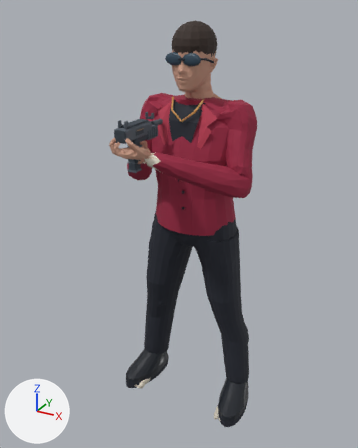
A saved change to the glTF model assets/models/char_partner_90s.glb.
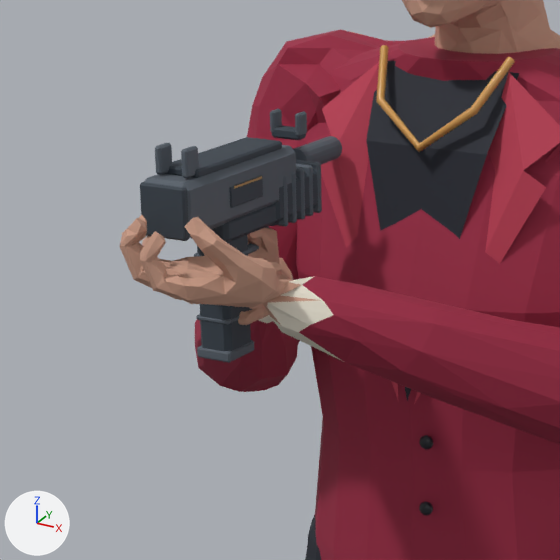
Old and new are each drawn whole from a 50 mm camera at (0.886, -1.784, 1.723) aimed at (-0.012, -0.151, 0.906) and again close up on the part from 22% to 60% of the width and 19% to 49% of the height. Arrows for +X, +Y and +Z are at lower left; the lights stay in place. The first two pictures are the older version. Vertices at exactly the same position are counted once.

Before the edit, the objects in view are built like this:
```python
me_char_partner_90s = bpy.data.meshes.new('char_partner_90s')
me_char_partner_90s.from_pydata(...)  # 5203 vertices, 10157 faces; spans x -0.31..0.31, y -0.47..0.12, z 0.0..1.67
me_char_partner_90s.materials.append(mat_skin)  # beige #cc9d87
me_char_partner_90s.materials.append(mat_hair)  # brown #382b25
me_char_partner_90s.materials.append(mat_crimson)  # red #9d2543
me_char_partner_90s.materials.append(mat_ivory)  # pale yellow #ebe5d5
me_char_partner_90s.materials.append(mat_coal)  # dark blue #232732
me_char_partner_90s.materials.append(mat_sole)  # pale yellow #cec6b6
me_char_partner_90s.materials.append(mat_lapel)  # red #bd3d54
me_char_partner_90s.materials.append(mat_onyx)  # black #1b2028
me_char_partner_90s.materials.append(mat_gold)  # orange #ce9951
me_char_partner_90s.materials.append(mat_iris)  # greyish green #414334
me_char_partner_90s.materials.append(mat_glass)  # dark blue #33495a
me_char_partner_90s.materials.append(mat_gunmetal)  # greyish blue #58616b
me_char_partner_90s.materials.append(mat_polymergrip)  # greyish blue #39434d
me_char_partner_90s.materials.append(mat_gold90s)  # brown #aa8652
ob_char_partner_90s = bpy.data.objects.new('char_partner_90s', me_char_partner_90s)
ob_char_partner_90s.location = (0.0, 0.0, 0.0)
```
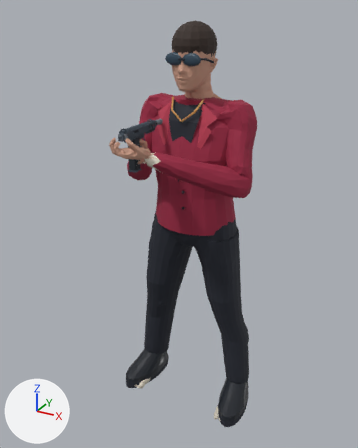
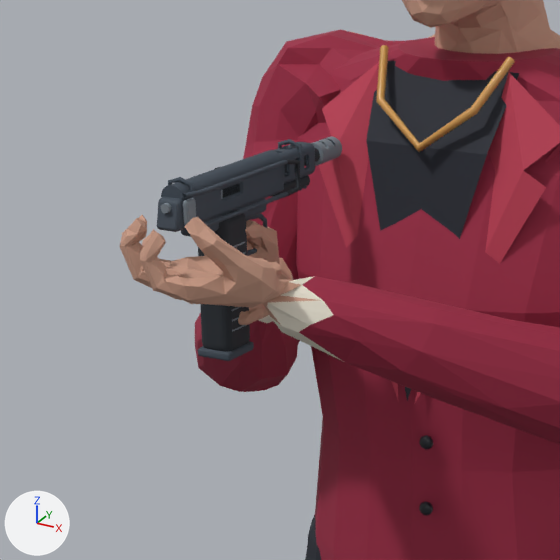
The change, as a list of edits to the scene's bpy script:
```text
Change me_char_partner_90s:
    used by ob_char_partner_90s; location = (0.0, 0.0, 0.0)
    remove me_char_partner_90s.from_pydata(...)  # 5203 vertices, 10157 faces; spans x -0.31..0.31, y -0.47..0.12, z 0.0..1.67
    add me_char_partner_90s.from_pydata(...)  # 12551 vertices, 24773 faces; spans x -0.31..0.31, y -0.47..0.12, z 0.0..1.67
    me_char_partner_90s part 1: a new loose piece, a 48-sided cylinder along y spanning x -0.099..-0.091, y -0.4176..-0.4136, z 1.3143..1.3223, in mat_gold90s (grey #78838c)
    me_char_partner_90s part 2: a new loose piece, a 48-sided cylinder along y spanning x -0.102..-0.088, y -0.251..-0.171, z 1.311..1.325, in mat_polymergrip (dark grey #252b32)
    me_char_partner_90s part 3: the loose piece of 24 vertices spanning x -0.11..-0.08, y -0.23..-0.22, z 1.34..1.35 is deleted
    me_char_partner_90s part 4: the loose piece of 24 vertices spanning x -0.07, y -0.35..-0.31, z 1.32..1.33 is deleted
    me_char_partner_90s part 5: the loose piece of 24 vertices spanning x -0.12..-0.07, y -0.27, z 1.27..1.32 is deleted
    me_char_partner_90s part 6: the loose piece of 24 vertices spanning x -0.07, y -0.36..-0.31, z 1.31..1.33 is deleted
    me_char_partner_90s part 7: 90 vertices moved within x -0.11..-0.07, y -0.42..-0.15, z 1.21..1.34; 388 vertices removed from x -0.12..-0.07, y -0.42..-0.15, z 1.21..1.37; 7622 vertices added at x -0.12..-0.07, y -0.42..-0.15, z 1.17..1.34
    other edits to the shape of me_char_partner_90s do not show in these pictures
```

Location of each change, [x1, y1, x2, y2] in pixels of the close-ups (560 x 560 px):
part 1 of me_char_partner_90s, added
    after: [161, 203, 171, 213]
part 2 of me_char_partner_90s, added (mostly hidden)
    after: [284, 147, 320, 173]
part 3 of me_char_partner_90s, deleted
    before: [272, 126, 306, 140]
part 4 of me_char_partner_90s, deleted
    before: [234, 177, 262, 189]
part 5 of me_char_partner_90s, deleted
    before: [277, 175, 288, 227]
part 6 of me_char_partner_90s, deleted
    before: [230, 176, 263, 208]
part 7 of me_char_partner_90s, cut back
    before: [140, 109, 342, 351]
    after: [157, 136, 342, 361]
